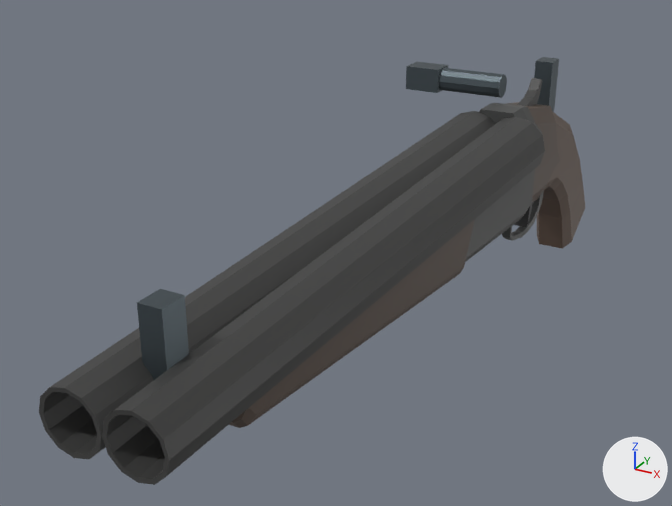
The glTF model Game/Assets/_SwapHunter/Resources/VisualV2/Weapons/weapon_05.glb: old version first, new version second.
The view is the same before and after, from a camera (50 mm lens) standing at (0.214, -0.689, 0.203) and looking at (-0.065, -0.183, -0.05). Arrows for +X, +Y and +Z are at lower right; the lights stay in place. The picture after the commit comes second.

Names of what the first picture shows: 'CC0_weapon_05_geometry', 'break_action_geometry', 'charging_handle_geometry', 'receiver_geometry'.
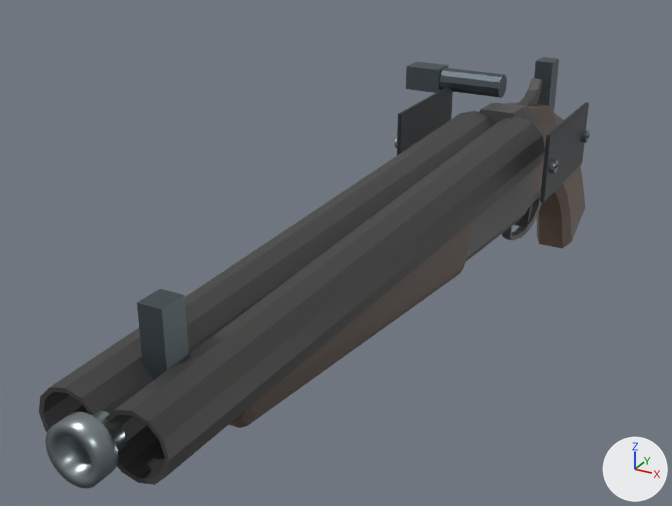
Where the change shows, as pixel boxes (x1, y1, x2, y2) in the pictures (672 x 506 px):
'Hollow barrel crown', added
    after: (45, 410, 125, 489)
'Recessed receiver plate', added
    after: (540, 102, 589, 202)
'Recessed receiver plate.001', added
    after: (397, 87, 453, 155)
'Captive slotted receiver screw.001', added
    after: (549, 159, 558, 173)
'Captive slotted receiver screw', added
    after: (581, 130, 590, 143)
'CC0_weapon_05_geometry', unchanged, covered by the edit
    before: (137, 57, 559, 380)
    after: (534, 57, 559, 111)
'Front sight / hinged barrel', unchanged, uncovered by the edit
    after: (137, 289, 189, 380)

What the commit changed:
Material 'October inset receiver machining' (mat_october_inset_receiver_machining) is new.
Its base color is (0.035, 0.044, 0.048) (dark grey #353b3e).
Its metallic is 0.45.
Its roughness is 0.49.
Material 'October satin fasteners' (mat_october_satin_fasteners) is new.
Its base color is (0.26, 0.3, 0.32) (grey #8b9599).
Its metallic is 0.82.
Its roughness is 0.29.
Mesh me_cube_005 is new.
It has 96 vertices, 188 faces and spans x -0.0015..0.0015, y -0.0475..0.0475, z -0.0235..0.0235.
It uses material mat_october_inset_receiver_machining (dark grey #353b3e).
Mesh me_cube_001 is new.
It has 96 vertices, 188 faces and spans x -0.0015..0.0015, y -0.0475..0.0475, z -0.0235..0.0235.
It uses material mat_october_inset_receiver_machining (dark grey #353b3e).
Mesh me_cylinder_002 is new.
It is a 16-sided cylinder along z spanning x -0.0045..0.0045, y -0.0045..0.0045, z -0.002..0.002.
It uses material mat_october_satin_fasteners (grey #8b9599).
Mesh me_hollow_barrel_crown is new.
It has 128 vertices, 192 faces and spans x -0.013..0.013, y -0.4938..-0.4758, z -0.0085..0.0175.
It uses material mat_october_satin_fasteners (grey #8b9599).
Object 'Recessed receiver plate.001' (ob_recessed_receiver_plate_001) is new; it shows me_cube_005.
Its parent is ob_cc0_weapon_05.
Its location is (0.053, -0.065, 0.008).
Object 'Recessed receiver plate' (ob_recessed_receiver_plate) is new; it shows me_cube_001.
Its parent is ob_cc0_weapon_05.
Its location is (-0.053, -0.065, 0.008).
Object 'Captive slotted receiver screw.001' (ob_captive_slotted_receiver_screw_001) is new; it shows me_cylinder_002.
Its parent is ob_cc0_weapon_05.
Its location is (-0.056, -0.104, 0.008).
Its rotation in degrees is (0, 90, 0).
Object 'Captive slotted receiver screw' (ob_captive_slotted_receiver_screw) is new; it shows a copy of me_cylinder_002.
Its parent is ob_cc0_weapon_05.
Its location is (-0.056, -0.025, 0.008).
Its rotation in degrees is (0, 90, 0).
Object 'Hollow barrel crown' (ob_hollow_barrel_crown) is new; it shows me_hollow_barrel_crown.
Its parent is ob_break_action.
Its location is (0.0, 0.0306, 0.0141).
